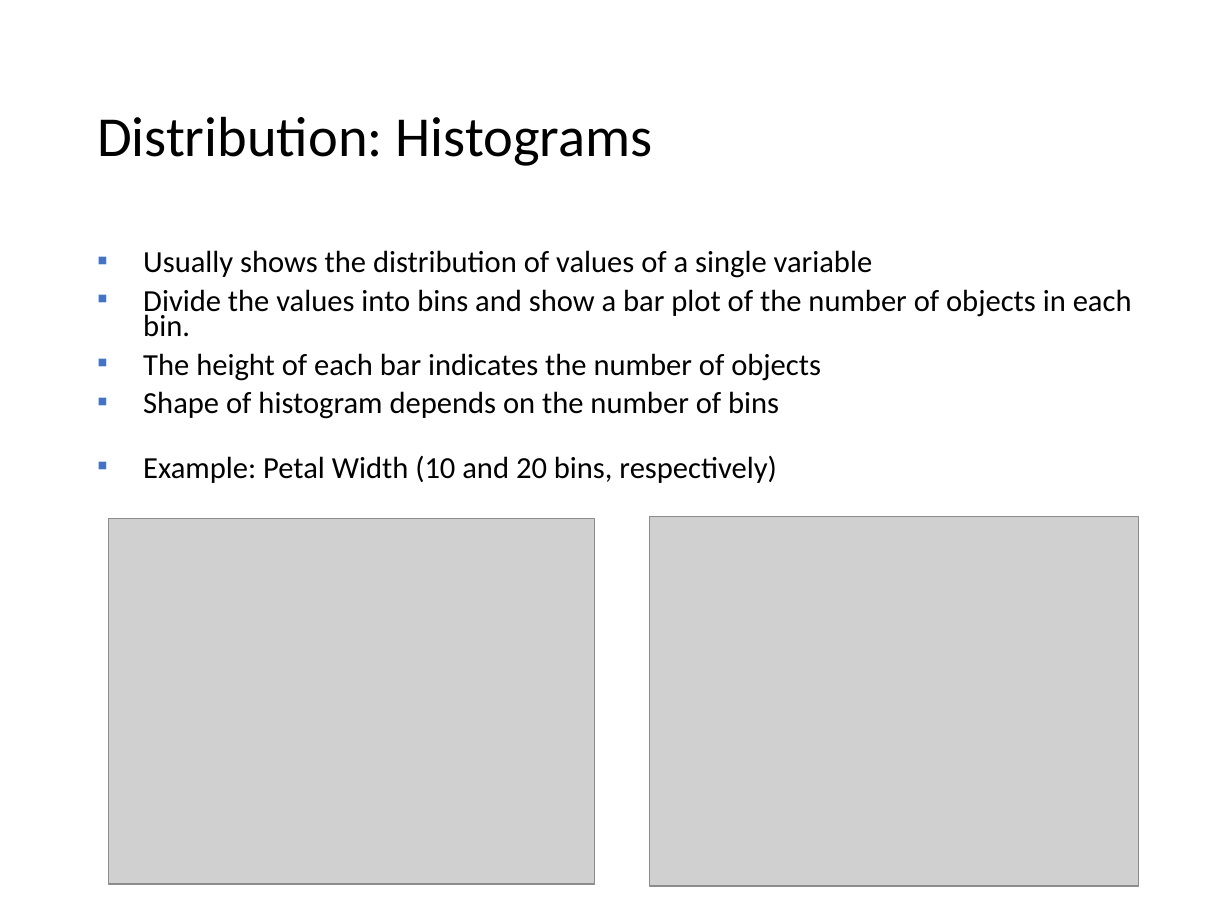
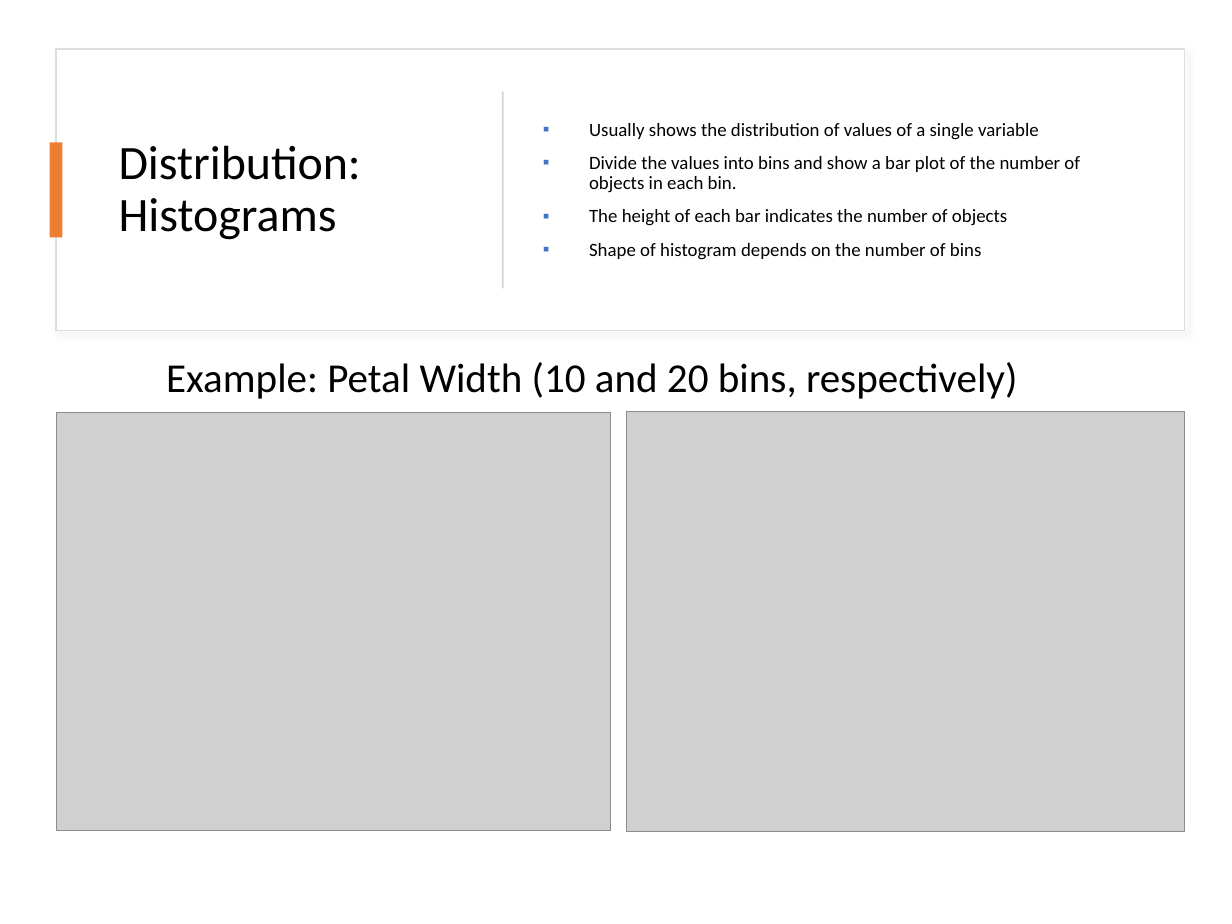
Before and after one commit to mhahsler/Introduction_to_Data_Mining_R_Examples, a slide deck: slide 25 of slides/chap2_exploration.pptx (slide 22 before the commit). Drawn at 1232x924 pixels with LibreOffice and Linux fonts; fonts in the diff are those of the drawing; grey boxes stand for pictures. Boxes give left, top, right and bottom in pixels: in the first picture for what was removed or moved away, otherwise in the second. Text is boxed around its words. In the diff, an @@ line names an element or a change of style, - is before the commit and + after.

```diff
--- a/slides/chap2_exploration.pptx
+++ b/slides/chap2_exploration.pptx
@@ rectangle added at (55, 49, 1184, 330), fill #FFFFFF, outline #DEDEDE 1 pt @@
@@ title "Distribution: Histograms": place and size @@
-title "Distribution: Histograms" at (97, 116, 653, 166)
+title "Distribution: Histograms" at (119, 145, 361, 240)
@@ title "Distribution: Histograms" at (119, 145, 361, 240): size 33 to 28 pt @@
@@ text "Usually shows the distribution of ...": place and size @@
-text "Usually shows the distribution of ..." at (143, 250, 1132, 483)
+text "Usually shows the distribution of ..." at (589, 123, 1080, 260)
@@ text "Usually shows the distribution of ..." at (589, 123, 1080, 260): size 17.9 to 11 pt; line spacing 0.7 to 0.9; vertical alignment top to middle @@
@@ rectangle added at (502, 91, 503, 288), fill #D5D5D5 @@
@@ rectangle added at (49, 143, 62, 238), fill #ED7D31 @@
@@ text added at (166, 362, 1017, 399), 24 pt, text #000000 @@
+Example: Petal Width (10 and 20 bins, respectively)
@@ picture: place and size @@
-picture at (649, 516, 1138, 886)
+picture at (57, 413, 611, 830)
@@ picture: place and size @@
-picture at (108, 519, 594, 885)
+picture at (626, 411, 1184, 832)
@@ text at (143, 455, 776, 483): paragraph removed @@
-▪ Example: Petal Width (10 and 20 bins, respectively)
```
Also in this commit, not shown: 21 other slides changed, 3 slides added, 2 other files.
